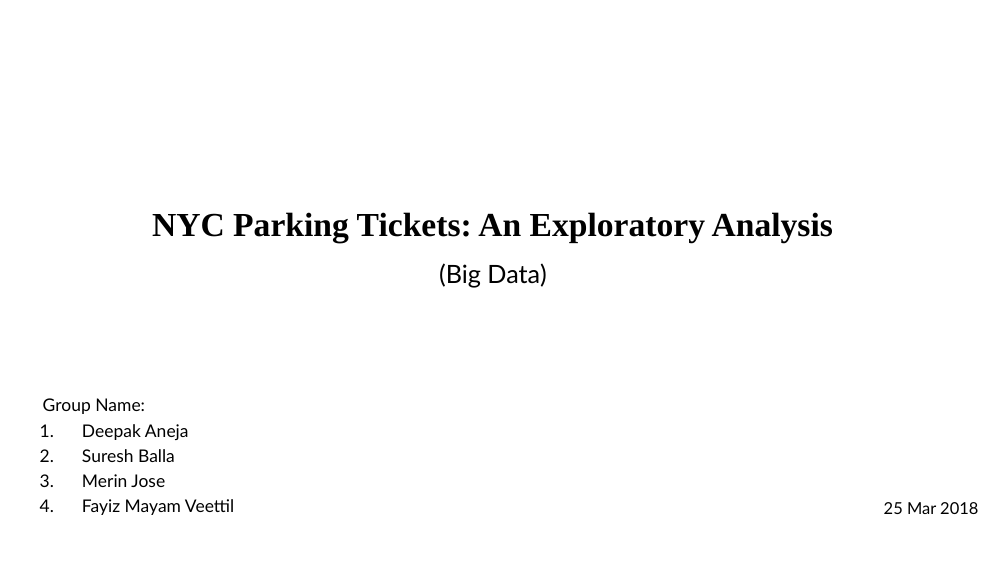
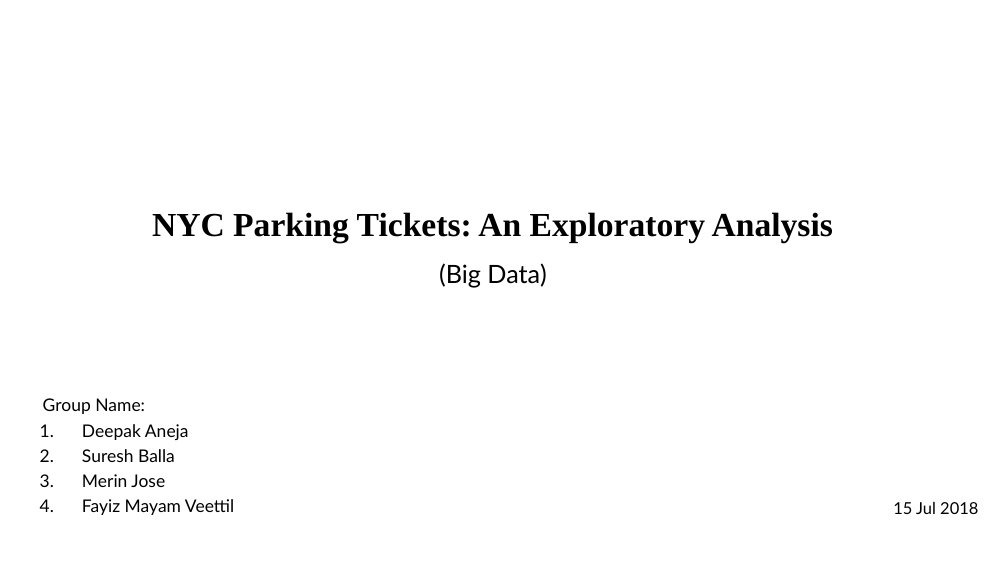
Before and after one commit to sureshballa/data-science-projects, a slide deck: slide 1 of NYC Parking Tickets EDA/FayizMayamVeettil_DDA1730041_main.pptx. Drawn at 1008x567 pixels with LibreOffice and Linux fonts; fonts in the diff are those of the drawing; background and template pictures are left out. Boxes give left, top, right and bottom in pixels: in the first picture for what was removed or moved away, otherwise in the second. Text is boxed around its words. In the diff, an @@ line names an element or a change of style, - is before the commit and + after.

```diff
--- a/NYC Parking Tickets EDA/FayizMayamVeettil_DDA1730041_main.pptx
+++ b/NYC Parking Tickets EDA/FayizMayamVeettil_DDA1730041_main.pptx
@@ text at box(893, 502, 978, 514): text changed @@
-25 Mar 2018
+15 Jul 2018
```
Also in this commit, not shown: 2 other slides changed, 3 slides added, 2 other files.
